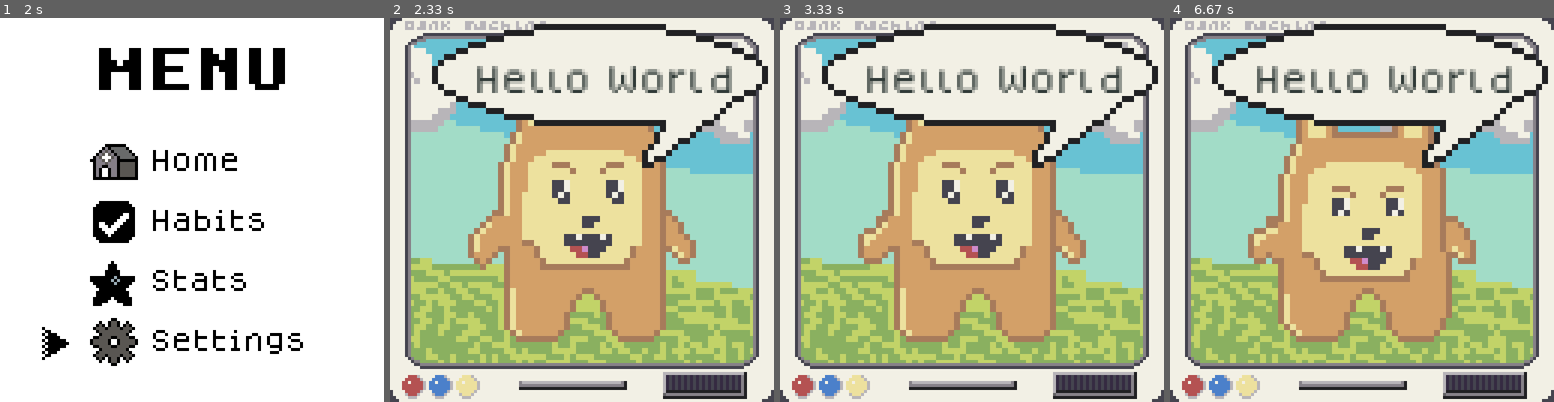
Above: before the commit, frames 1-4 (left to right).
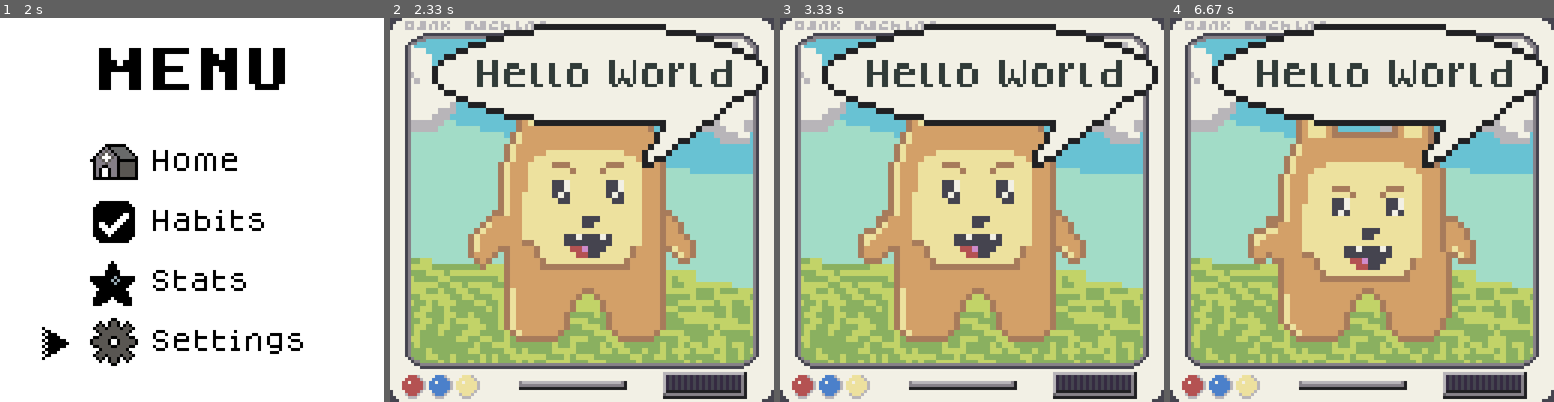
Above: after the commit, the same moments.

Repository: jakeagenticbrain/habit-tracker
Game: pygame game, started from habit-tracker/main.py
Two runs of this game, one before a commit and one after it. Both use one fixed random seed, a clock stepped at 60 frames per second and the inputs below.
Inputs:
- Up to frame 1 (2 s): tap L at 0.33 s; hold D 0.67-1.13 s; hold W 1.17-1.47 s
- Up to frame 2 (2.33 s): hold A from 2 s (still down)
- Up to frame 3 (3.33 s): release A at 2.53 s; hold S 2.57-2.87 s
- Up to frame 4 (6.67 s): hold D 3.73-4.37 s; hold A 4.8-5.27 s; hold D 5.3-5.77 s; hold D 6.13-6.6 s; hold A from 6.63 s (still down)

Frame 1 is identical in both runs. In frame 2, 2.6% of the frame differs, in the area x 22-90%, y 10-20%; in frame 3, 2.6%; in frame 4, 2.6%.

Commit message:
fix: disable text anti-aliasing and adjust position
- Move text up 2px (y: 16 → 14)
- Add fontmode='1' to disable anti-aliasing for crisp pixel font
- Prevents blurry text rendering on 10pt font

Co-Authored-By: Claude Sonnet 4.5 <noreply@anthropic.com>

Diff:
--- a/habit-tracker/game/speech_bubble.py
+++ b/habit-tracker/game/speech_bubble.py
@@ -8,9 +8,9 @@
 class SpeechBubbleWidget:
     """Widget for animated speech bubble with scrolling text."""
 
-    # Text area within the bubble (scaled 2x from 64x64 coords, adjusted +4px down)
+    # Text area within the bubble (scaled 2x from 64x64 coords, adjusted)
     TEXT_START_X = 28
-    TEXT_START_Y = 16  # 12 + 4px down
+    TEXT_START_Y = 14  # 12 + 4px down - 2px up = 14
     TEXT_END_X = 110  # 55 * 2 = 110
     TEXT_MAX_WIDTH = 82  # 110 - 28 = 82px
 
@@ -156,6 +156,7 @@
             buffer: PIL Image to draw to
         """
         draw = ImageDraw.Draw(buffer)
+        draw.fontmode = '1'  # Disable anti-aliasing for pixel-perfect text
 
         if self._should_scroll():
             # Create scrolling text: "text   text"
